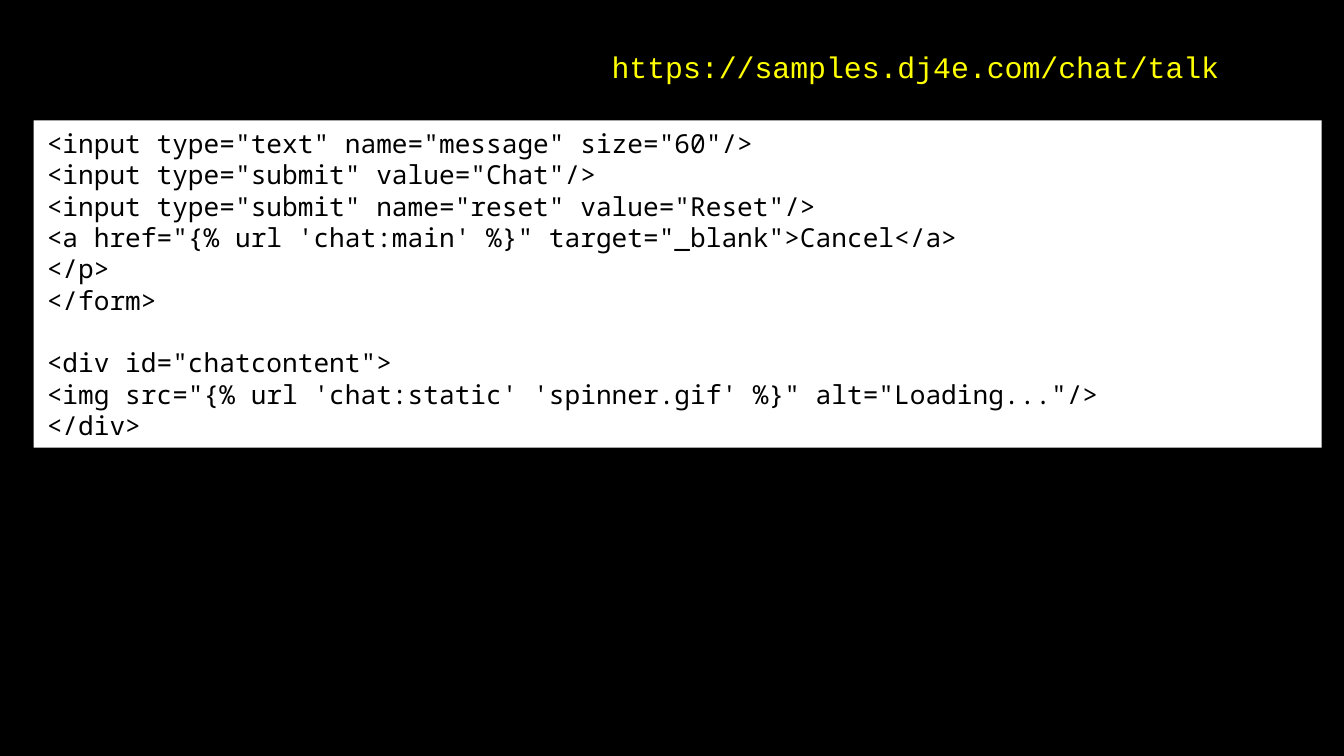
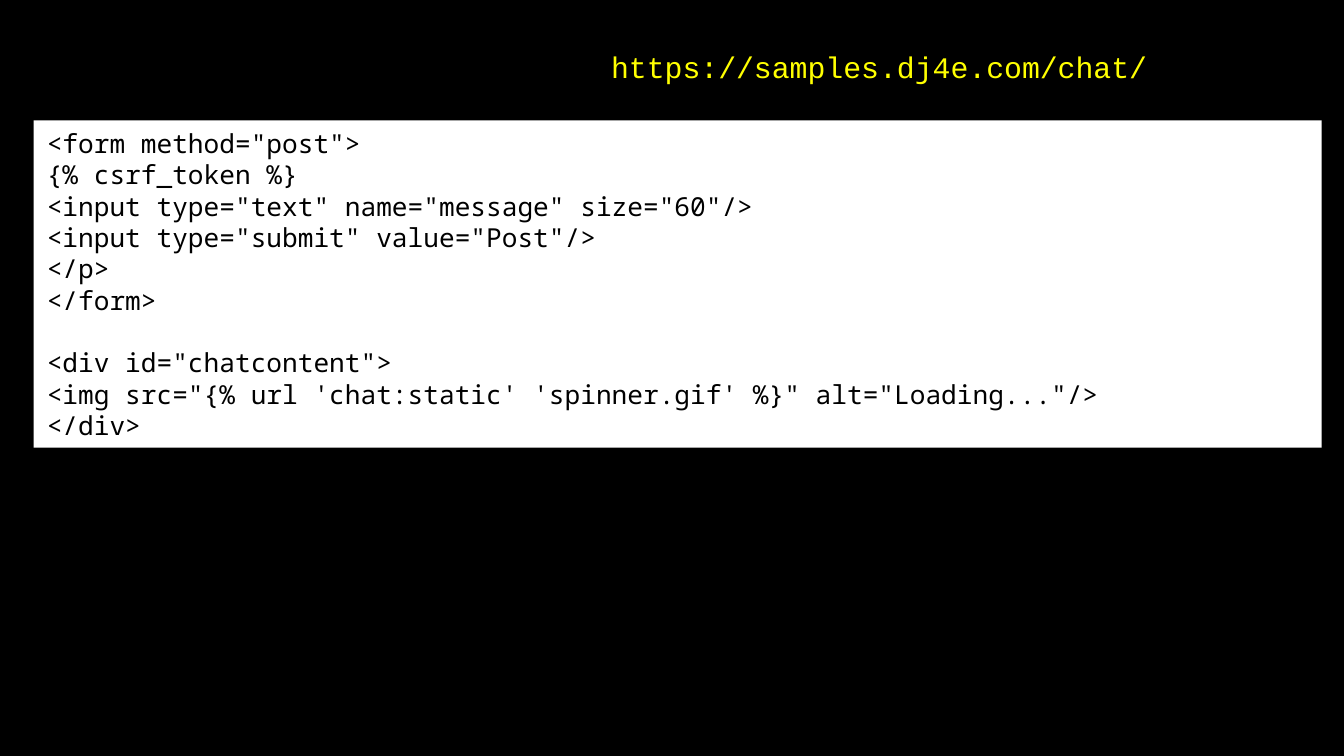
Before and after one commit to csev/dj4e, a slide deck: slide 19 of lectures/JS-04-AJAX-JSON.ppt (slide 20 before the commit). Drawn at 1344x756 pixels with LibreOffice and Linux fonts; fonts in the diff are those of the drawing. Boxes give left, top, right and bottom in pixels: in the first picture for what was removed or moved away, otherwise in the second. Text is boxed around its words. In the diff, an @@ line names an element or a change of style, - is before the commit and + after.

```diff
--- a/lectures/JS-04-AJAX-JSON.ppt
+++ b/lectures/JS-04-AJAX-JSON.ppt
@@ text at [611,57,1147,85]: text changed @@
-https://samples.dj4e.com/chat/talk
+https://samples.dj4e.com/chat/
@@ text in rectangle at [47,133,361,188]: paragraphs added @@
+<form method="post">
+{% csrf_token %}
@@ text in rectangle at [47,222,596,254]: text changed @@
-<input type="submit" value="Chat"/>
-<input type="submit" name="reset" value="Reset"/>
-<a href="{% url 'chat:main' %}" target="_blank">Cancel</a>
+<input type="submit" value="Post"/>
```
Also in this commit, not shown: 10 other slides changed, 1 slide removed, 3 other files.
